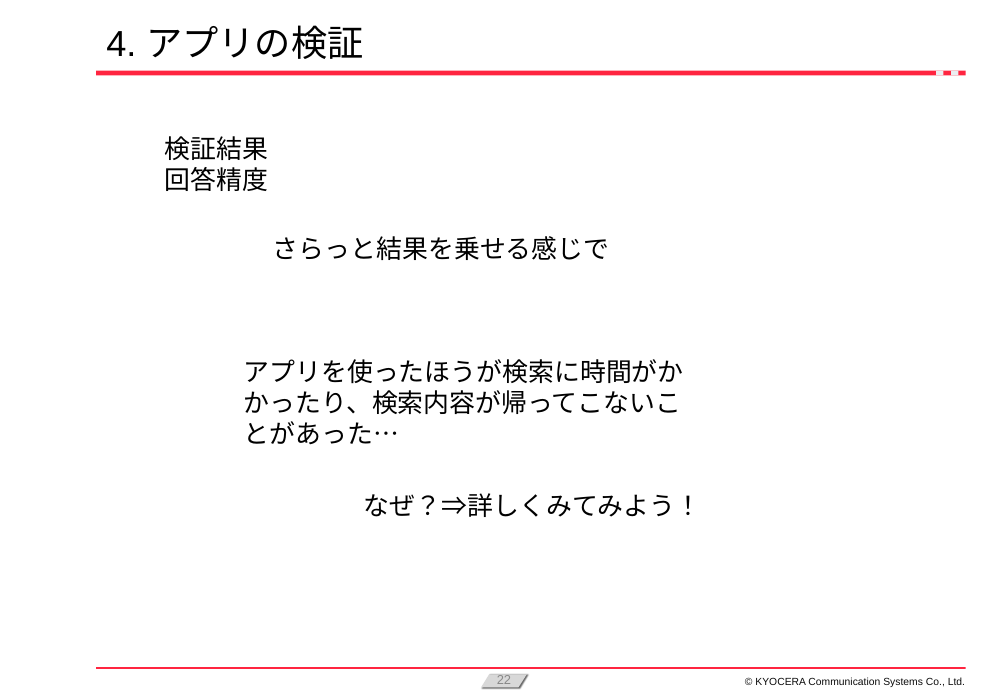
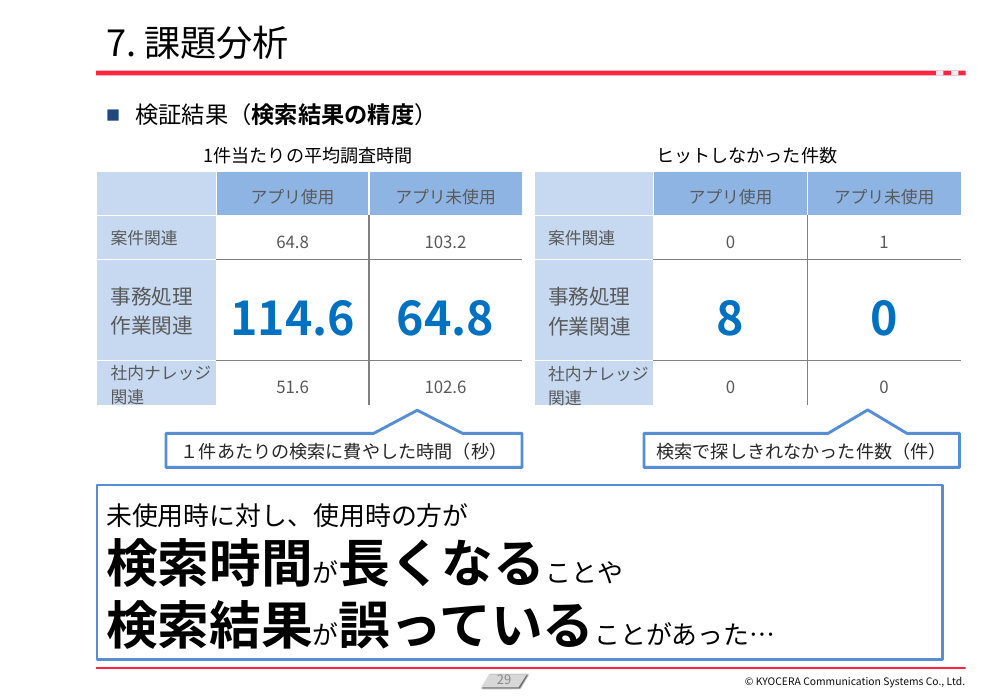
Before and after one commit to KanataOsako/SCSA, a slide deck: slide 29 of src/研究レポート/業務改善【大迫かなた】2024年予選会資料.pptx (slide 22 before the commit). Drawn at 1008x698 pixels with LibreOffice and Linux fonts; fonts in the diff are those of the drawing; background and template pictures are left out. Boxes give left, top, right and bottom in pixels: in the first picture for what was removed or moved away, otherwise in the second. Text is boxed around its words. In the diff, an @@ line names an element or a change of style, - is before the commit and + after.

```diff
--- a/src/研究レポート/業務改善【大迫かなた】2024年予選会資料.pptx
+++ b/src/研究レポート/業務改善【大迫かなた】2024年予選会資料.pptx
@@ title at [106,25,290,59]: text changed; font Arial to Noto Sans CJK JP @@
-4. アプリの検証
+7. 課題分析
@@ text at [135,103,437,125]: text changed; size 20 to 18 pt; font Arial to Noto Sans CJK JP; bold on @@
-検証結果
-回答精度
+■ 検証結果（検索結果の精度）
@@ text added at [203,146,413,164], 14 pt, text #000000 @@
+1件当たりの平均調査時間
@@ text added at [656,146,837,164], 14 pt, text #000000 @@
+ヒットしなかった件数
@@ table added at [97,171,521,412], 4 rows, 3 columns @@
+ | アプリ使用 | アプリ未使用
+案件関連 | 64.8 | 103.2
+事務処理 / 作業関連 | 114.6 | 64.8
+社内ナレッジ / 関連 | 51.6 | 102.6
@@ table added at [535,171,961,413], 4 rows, 3 columns @@
+ | アプリ使用 | アプリ未使用
+案件関連 | 0 | 1
+事務処理 / 作業関連 | 8 | 0
+社内ナレッジ / 関連 | 0 | 0
@@ text removed at [273,236,609,260] @@
-さらっと結果を乗せる感じで
@@ text removed at [244,359,684,445] @@
-アプリを使ったほうが検索に時間がかかったり、検索内容が帰ってこないことがあった…
@@ speech box added at [166,434,522,468], fill #FFFFFF, outline #558ED5 2.25 pt, 14 pt, text #262626 @@
+１件あたりの検索に費やした時間（秒）
@@ speech box added at [644,434,960,468], fill #FFFFFF, outline #558ED5 2.25 pt, 14 pt, text #262626 @@
+検索で探しきれなかった件数（件）
@@ rectangle added at [97,485,943,659], outline #558ED5 2 pt, 20 pt, text #000000 @@
+未使用時に対し、使用時の方が
+検索時間が長くなることや
+検索結果が誤っていることがあった…
@@ text removed at [364,493,702,517] @@
-なぜ？⇒詳しくみてみよう！
@@ page number at [497,674,511,689]: text changed; font Arial to Noto Sans CJK JP @@
-22
+29
@@ text "© KYOCERA Communication Systems Co., ..." at [756,677,965,688]: font Arial to Noto Sans CJK JP @@
```
Also in this commit, not shown: 22 other slides changed, 23 slides added, 6 slides removed, 2 other files.
